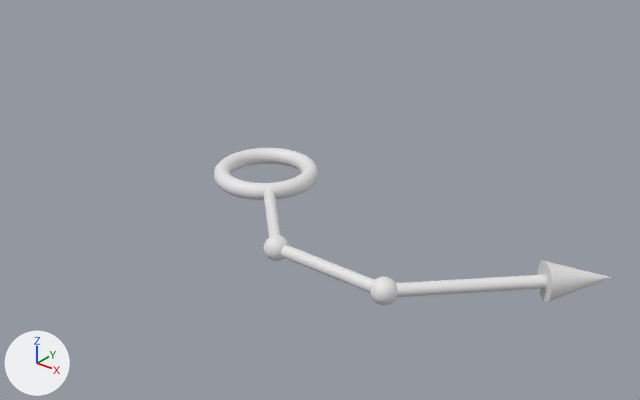
The OBJ model Assets/Modules/Azure/Assets/Arrows/Arrow-123.obj, before and after one commit.
Rendered twice from a 50 mm lens placed at (4.99, -5.45, 3.29), pointed at (0.57, 0.07, -0.13). The lights are fixed; the arrows at lower left show +X, +Y and +Z. Where no turn or scale is listed for an object, it has been applied to the vertices. Vertices at the same position are counted once.

In view in the first picture: 'Arrow-123'.
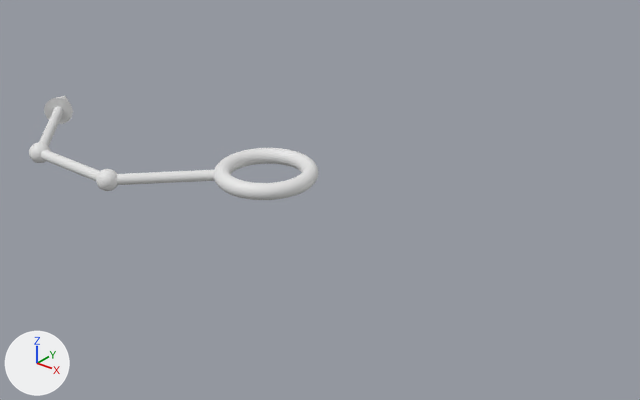
Patch to the scene script:
```diff
--- a/Assets/Modules/Azure/Assets/Arrows/Arrow-123.obj.py
+++ b/Assets/Modules/Azure/Assets/Arrows/Arrow-123.obj.py
@@ me_arrow_123 @@
 # used by ob_arrow_123; location = (0.0, 0.0, 0.0)
-me_arrow_123.from_pydata(...)  # 3265 vertices, 3143 faces; spans x -0.47..3.18, y -1.1..0.47, z -0.15..0.15
+me_arrow_123.from_pydata(...)  # 3263 vertices, 3143 faces; spans x -3.18..0.47, y -1.1..0.47, z -0.15..0.15
+# me_arrow_123 part 1: the loose piece of 188 vertices spanning x 0.25..3.04, y -1.05..0.04, z -0.05..0.05 is turned 180 degrees about the y axis through the mesh origin
+# me_arrow_123 part 2: the loose piece of 33 vertices spanning x 2.72..3.18, y -0.28..0.18, z -0.15..0.15 is turned 180 degrees about the y axis through the mesh origin
+# me_arrow_123 part 3: a new loose piece of 1009 vertices spanning x -1.1..-0.9, y -1.1..-0.9, z -0.1..0.1
+# me_arrow_123 part 4: a new loose piece of 1009 vertices spanning x -2.1..-1.9, y -1.1..-0.9, z -0.1..0.1
+# me_arrow_123 part 5: the loose piece of 1010 vertices spanning x 1.9..2.1, y -1.1..-0.9, z -0.1..0.1 is deleted
+# me_arrow_123 part 6: the loose piece of 1010 vertices spanning x 0.9..1.1, y -1.1..-0.9, z -0.1..0.1 is deleted
```

Changed parts and their boxes (x1, y1, x2, y2) in the pictures (640 x 400 px; the box of a moved part takes in the faces that stretch with it):
'Arrow-123', reshaped (27% narrower, 34% shorter)
    before: (214, 148, 611, 305)
    after: (29, 96, 318, 200)
part 1 of me_arrow_123, moved or reshaped
    before: (263, 189, 547, 297)
    after: (39, 107, 215, 185)
part 2 of me_arrow_123, moved or reshaped
    before: (537, 260, 611, 302)
    after: (44, 96, 73, 124)
part 3 of me_arrow_123, added
    after: (96, 169, 118, 191)
part 4 of me_arrow_123, added
    after: (29, 142, 51, 163)
part 5 of me_arrow_123, deleted
    before: (370, 277, 397, 305)
part 6 of me_arrow_123, deleted
    before: (264, 235, 289, 261)
